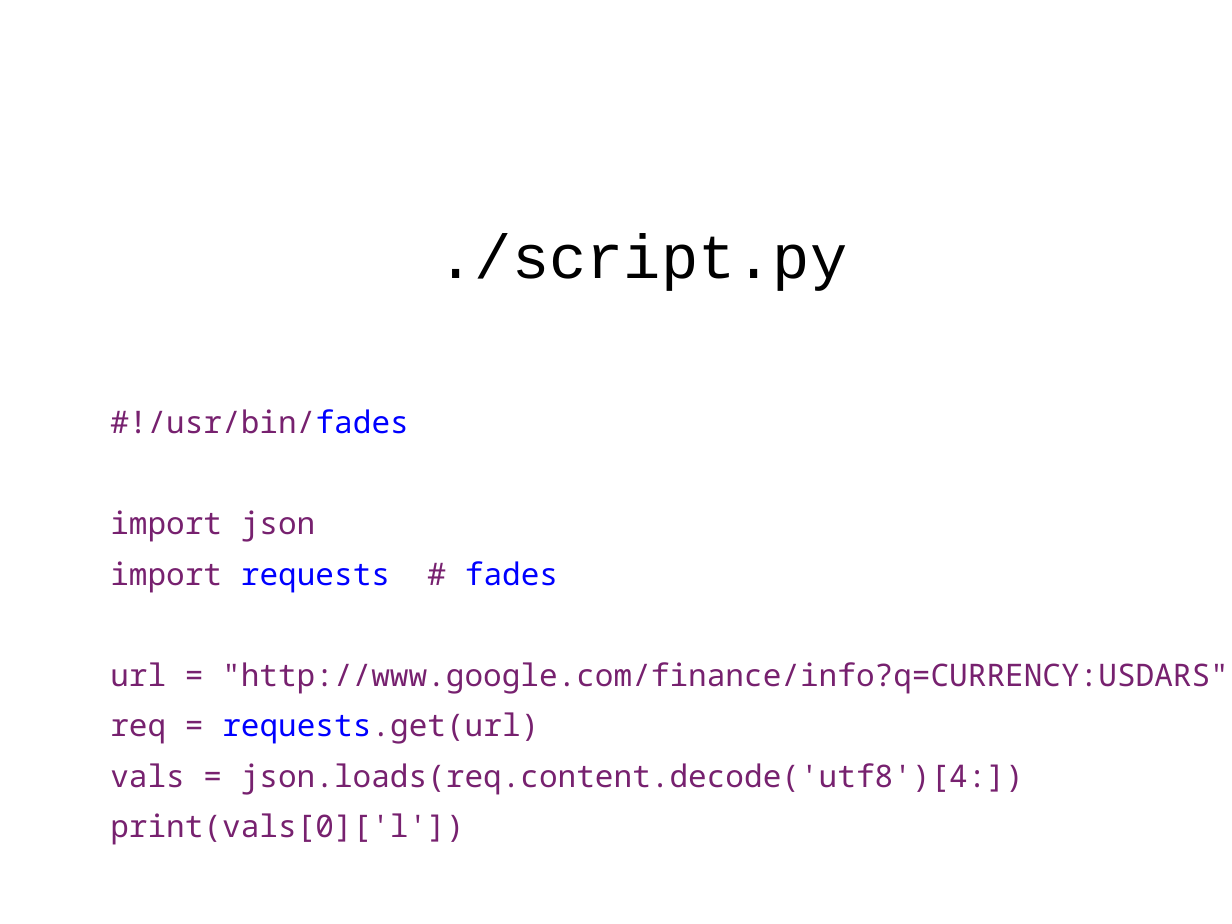
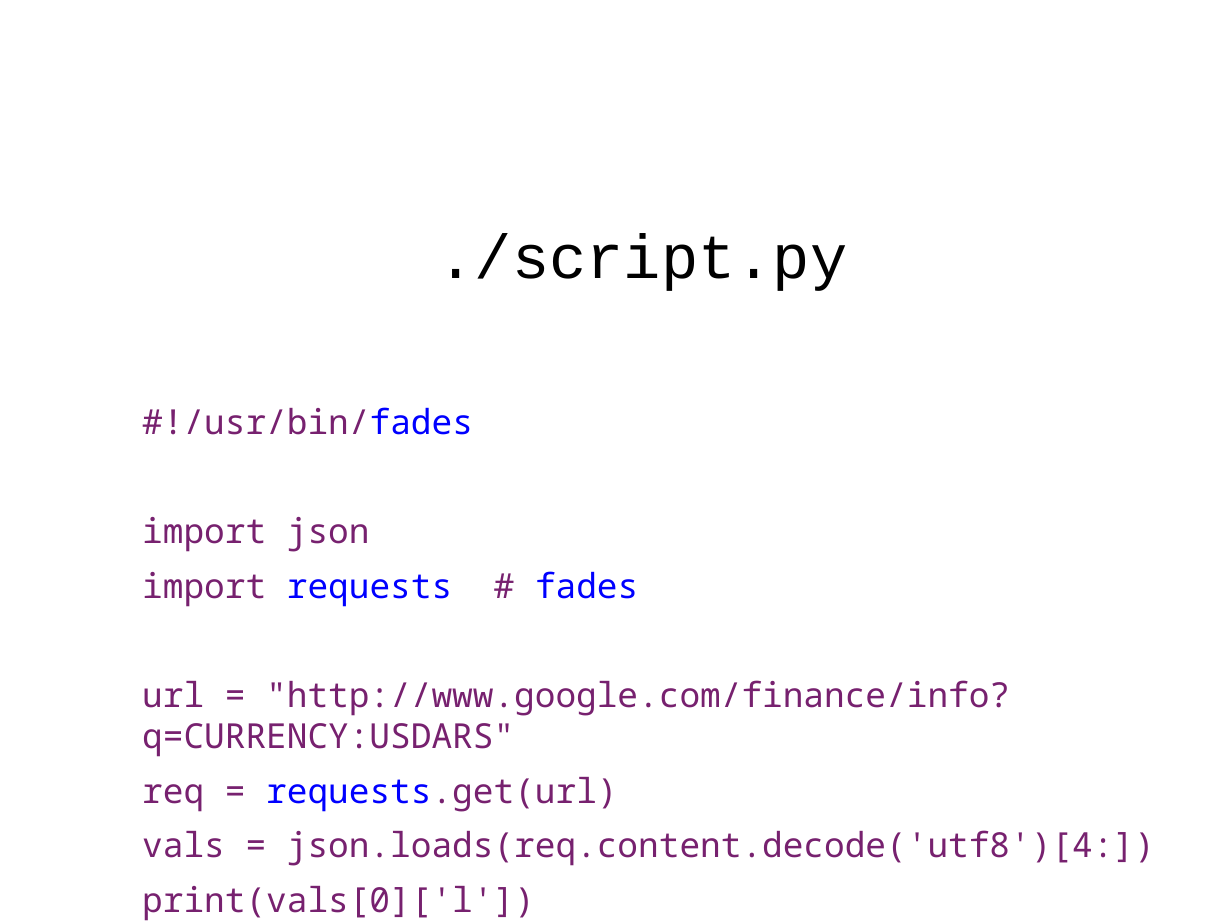
Before and after one commit to PyAr/fades, a slide deck: slide 16 of resources/slides_LT.odp (slide 15 before the commit). Drawn at 1232x924 pixels with LibreOffice and Linux fonts; fonts in the diff are those of the drawing. Boxes give left, top, right and bottom in pixels: in the first picture for what was removed or moved away, otherwise in the second. Text is boxed around its words. In the diff, an @@ line names an element or a change of style, - is before the commit and + after.

```diff
--- a/resources/slides_LT.odp
+++ b/resources/slides_LT.odp
@@ text "#!/usr/bin/fades": place and size @@
-text "#!/usr/bin/fades" at [110, 409, 1229, 845]
+text "#!/usr/bin/fades" at [142, 407, 1155, 921]
@@ text "#!/usr/bin/fades" at [142, 407, 1155, 921]: size 20 to 22.2 pt @@
```
Also in this commit, not shown: 2 other slides changed, 5 slides added, 4 slides removed.
